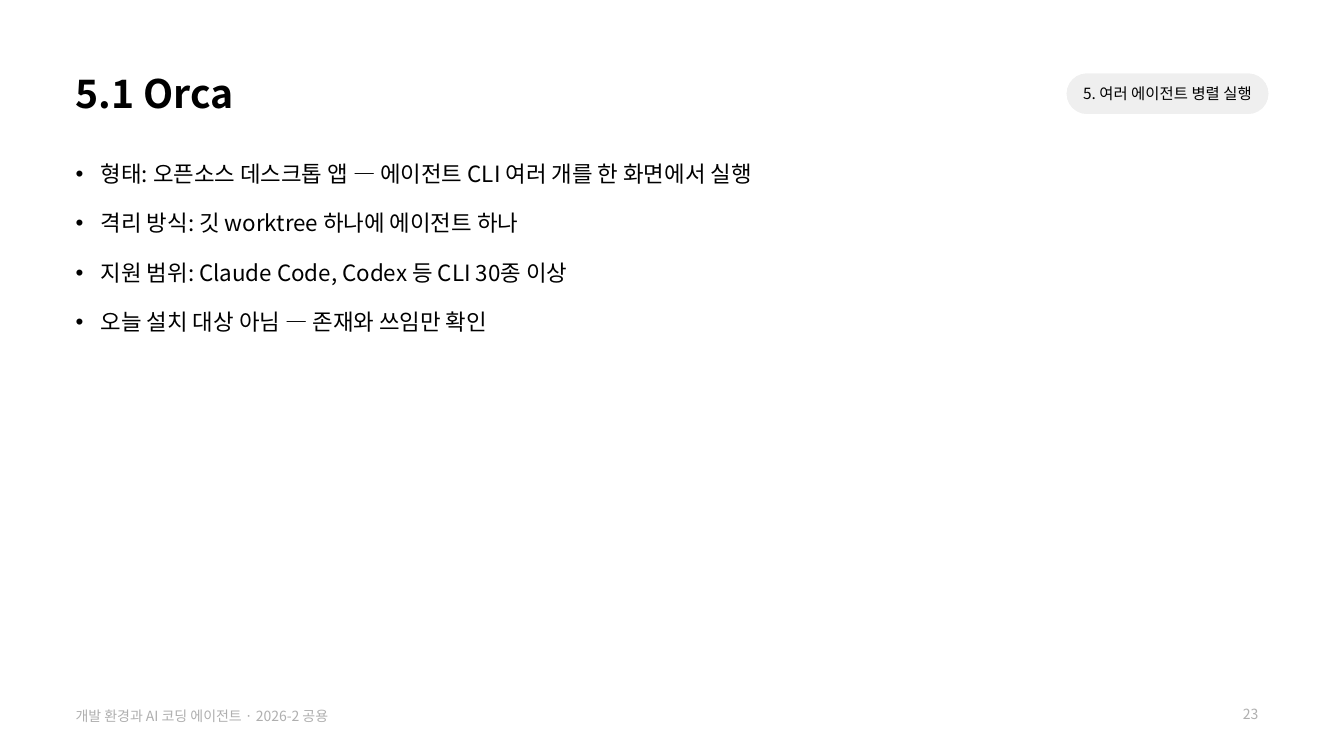
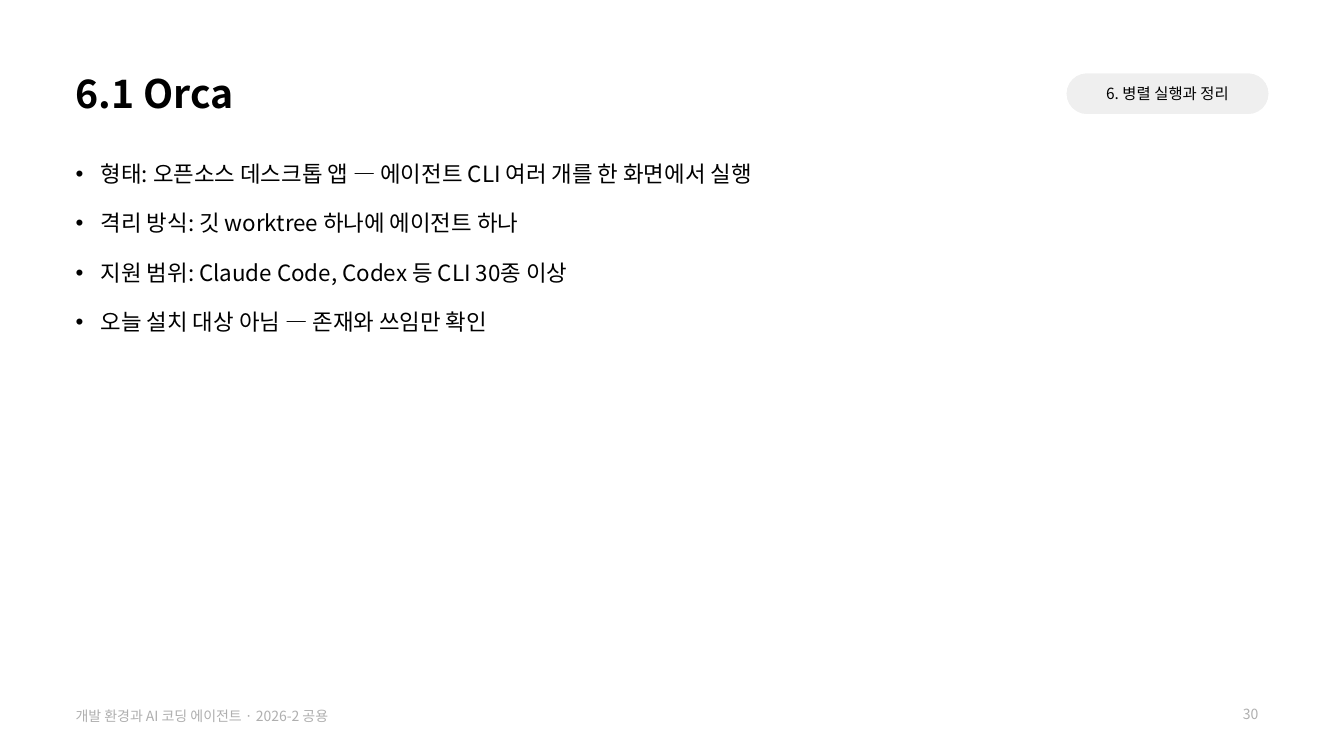
Before and after one commit to jihoyeo/smart-transport-logistics, a slide deck: slide 30 of slides/common/dev_env.pptx (slide 23 before the commit). Drawn at 1344x756 pixels with LibreOffice and Linux fonts; fonts in the diff are those of the drawing. Boxes give left, top, right and bottom in pixels: in the first picture for what was removed or moved away, otherwise in the second. Text is boxed around its words. In the diff, an @@ line names an element or a change of style, - is before the commit and + after.

```diff
--- a/slides/common/dev_env.pptx
+++ b/slides/common/dev_env.pptx
@@ title at (76,78,233,109): text changed @@
-5.1 Orca
+6.1 Orca
@@ text at (1106,86,1228,101): text changed @@
-5. 여러 에이전트 병렬 실행
+6. 병렬 실행과 정리
@@ page number at (1243,709,1259,719): text changed @@
-23
+30
```
Also in this commit, not shown: 11 other slides changed, 8 slides added, 2 slides removed, 4 other files.
